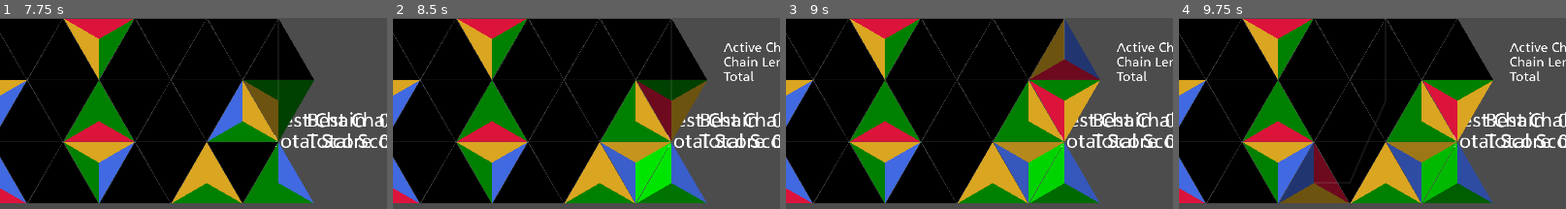
Above: before the commit, frames 1-4 (left to right).
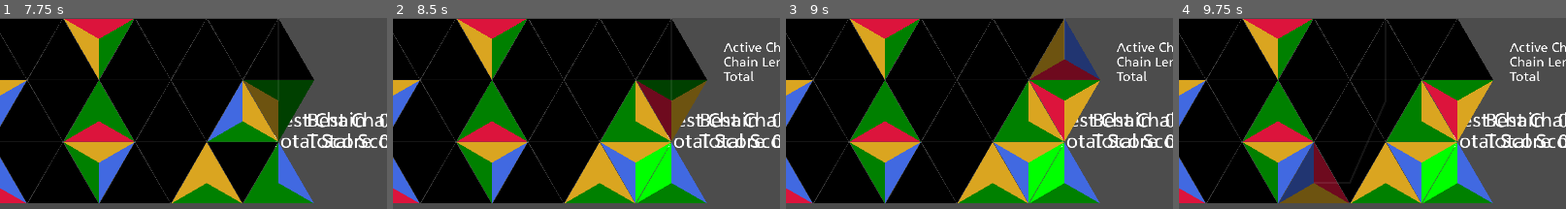
Above: after the commit, the same moments.

Repository: BoatsandJoes/tri-twist
Game: Godot game, scene res://scenes/ui/MainMenu.tscn
Same seed, same stepped clock (60 frames per second), same inputs: the game is played once before the commit and once after it.
Inputs:
- Up to frame 1 (7.75 s): click "Go go go" at 0.5 s; tap Enter (ui_accept) at 1.25, 1.52, 2.27, 3.77, 4.52, 5.27, 6.77, 7.52 s; hold Keypad 6 (clockwise) 1.28-2.03 s; hold Up (ui_up) 1.28-2.78 s; tap Keypad 7 (counterclockwise) every 1.5 s from 2.1 to 6.6 s; hold Keypad 6 (clockwise) 2.78-3.53 s; hold A (left) 2.78-4.28 s; hold Down (ui_down) 4.28-5.03 s; hold Keypad 6 (clockwise) 4.28-5.03 s; hold D (right) 5.03-5.78 s; hold Up (ui_up) 5.78-6.53 s; hold Keypad 6 (clockwise) 5.78-6.53 s; hold D (right) from 6.53 s (still down); hold Keypad 6 (clockwise) from 7.28 s (still down)
- Up to frame 2 (8.5 s): keep holding D (right); release Keypad 6 (clockwise) at 8.03 s; tap Keypad 7 (counterclockwise) at 8.1 s; tap Enter (ui_accept) at 8.27 s
- Up to frame 3 (9 s): release D (right) at 8.78 s; hold Down (ui_down) from 8.78 s (still down); hold Keypad 6 (clockwise) from 8.78 s (still down)
- Up to frame 4 (9.75 s): release Down (ui_down) at 9.53 s; release Keypad 6 (clockwise) at 9.53 s; hold A (left) from 9.53 s (still down); tap Keypad 7 (counterclockwise) at 9.6 s
The pictures show only the part of the screen within x 30-80%, y 50-100%; the shares and areas given below are measured in that part.

Frame 1 is identical in both runs. In frame 2, 1.9% of the frame differs, in the area x 62-72%, y 65-97%; in frame 3, 4.9%; in frame 4, 5.9%, in the area x 53-81%, y 64-97%.

Commit message:
Fixed ghost. Temporarily removed active chain effect because it makes it hard to see the colors.

Diff:
--- a/scenes/TriangleCell.gd
+++ b/scenes/TriangleCell.gd
@@ -560,15 +560,17 @@
 			elif rightNeighbor == null || !rightNeighbor.is_falling():
 				emptyCell = leftNeighbor
 				direction = Direction.RIGHT
-	if direction == Direction.LEFT || direction == Direction.RIGHT:
-		tumbleResult = direction
+	if direction == Direction.LEFT:
+		tumbleResult = Direction.RIGHT
+	elif direction == Direction.RIGHT:
+		tumbleResult = Direction.LEFT
 	return [emptyCell, direction, tumbleResult]
 
 # Called every frame. 'delta' is the elapsed time since the previous frame.
 func _process(delta):
 	if !$ClearTimer.is_stopped():
-		var timeLeftRatio = ($ClearTimer.time_left + 0.3 * ($ClearTimer.wait_time - $ClearTimer.time_left)) / $ClearTimer.wait_time
-		set_modulate(Color(timeLeftRatio, timeLeftRatio, timeLeftRatio))
+		#TODO apply effect.
+		pass
 
 func _on_ClearTimer_timeout():
 	# visual effect
@@ -587,8 +589,8 @@
 			var tempRightColor = rightColor
 			var tempVerticalColor = verticalColor
 			var tempTumbleDirection = moveInfo[2]
+			var tempIsDroppingFromActive = isDroppingFromActive
 			# clear self
-			var tempIsDroppingFromActive = isDroppingFromActive
 			clear(Direction.VERTICAL_POINT)
 			# copy to neighbor
 			get_parent().grid[emptyCell.rowIndex][emptyCell.columnIndex].fill_from_neighbor(
--- a/scenes/TriangleDropper.gd
+++ b/scenes/TriangleDropper.gd
@@ -144,7 +144,7 @@
 			(activePiece.columnIndex) % 2 != 0), false, true)
 		var move = gameGrid.grid[ghostPiece.rowIndex][ghostPiece.columnIndex].get_next_move_if_this_were_you(
 			ghostPiece.tumbleDirection)
-		var lastMove = [ghostPiece, ghostPiece.Direction.VERTICAL]
+		var lastMove = [ghostPiece, ghostPiece.Direction.VERTICAL, ghostPiece.Direction.VERTICAL]
 		var ghostLeftColor
 		var ghostRightColor
 		var ghostVerticalColor
@@ -163,13 +163,13 @@
 					ghostLinePoints.append(gameGrid.get_position_for_cell(lastMove[0].rowIndex, lastMove[0].columnIndex,
 						(lastMove[0].columnIndex) % 2 != 0))
 				# Rotate colors
-				if ((move[2] == ghostPiece.Direction.RIGHT && !move[0].pointFacingUp) ||
-				(move[2] == ghostPiece.Direction.LEFT && move[0].pointFacingUp)):
+				if ((move[2] == ghostPiece.Direction.RIGHT && move[0].pointFacingUp) ||
+				(move[2] == ghostPiece.Direction.LEFT && !move[0].pointFacingUp)):
 					var tempRightColor = ghostRightColor
 					ghostRightColor = ghostVerticalColor
 					ghostVerticalColor = tempRightColor
-				elif ((move[2] == ghostPiece.Direction.RIGHT && move[0].pointFacingUp) ||
-				(move[2] == ghostPiece.Direction.LEFT && !move[0].pointFacingUp)):
+				elif ((move[2] == ghostPiece.Direction.RIGHT && !move[0].pointFacingUp) ||
+				(move[2] == ghostPiece.Direction.LEFT && move[0].pointFacingUp)):
 					var tempLeftColor = ghostLeftColor
 					ghostLeftColor = ghostVerticalColor
 					ghostVerticalColor = tempLeftColor
Not shown, changed: notes/known bugs.txt
